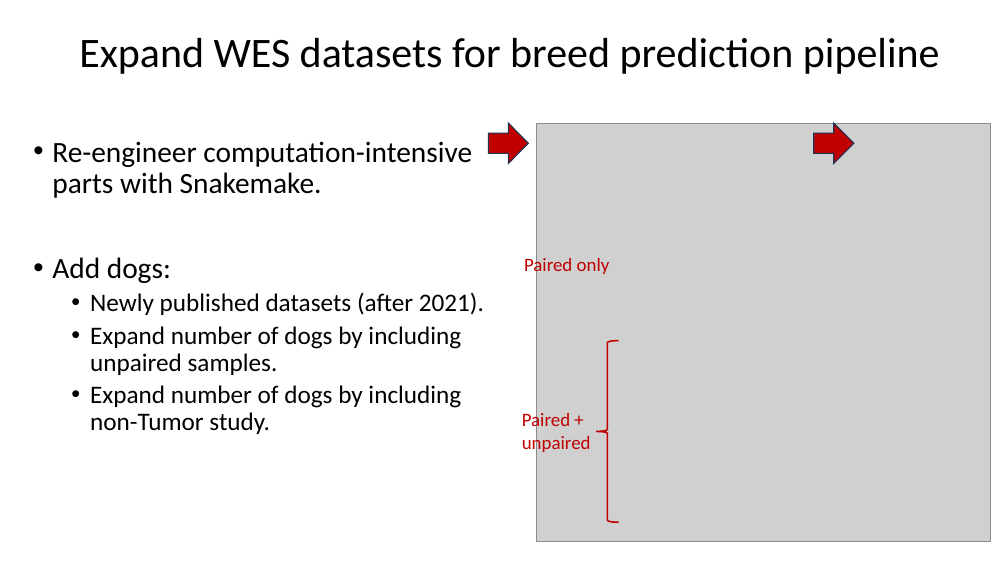
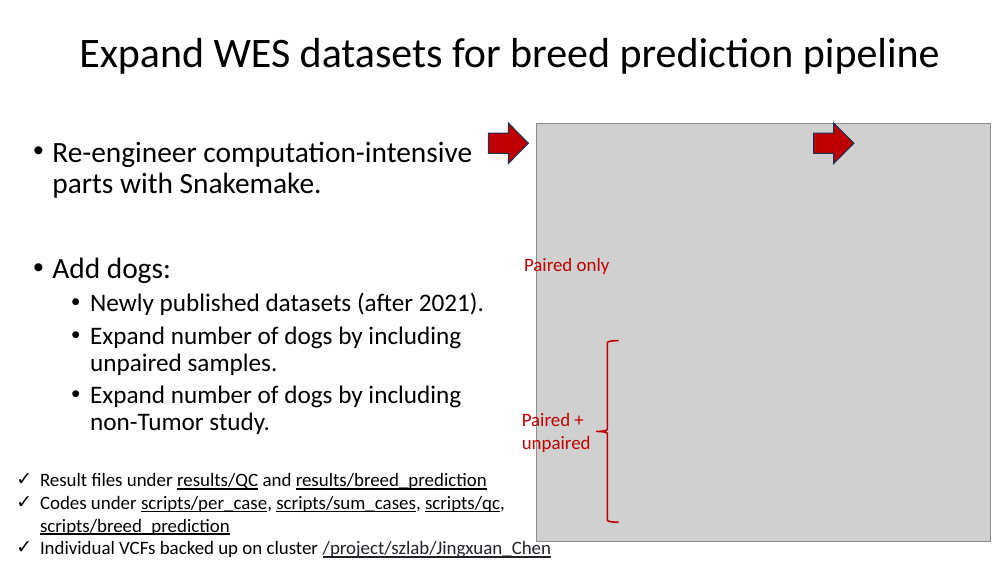
Before and after one commit to JingxuanChen7/canine_tumor_wes, a slide deck: slide 5 of doc/LabMeeting120123.pptx. Drawn at 1008x567 pixels with LibreOffice and Linux fonts; fonts in the diff are those of the drawing; grey boxes stand for pictures. Boxes give left, top, right and bottom in pixels: in the first picture for what was removed or moved away, otherwise in the second. Text is boxed around its words. In the diff, an @@ line names an element or a change of style, - is before the commit and + after.

```diff
--- a/doc/LabMeeting120123.pptx
+++ b/doc/LabMeeting120123.pptx
@@ text added at [40,473,551,558], 18 pt, text #000000, underline @@
+✓ Result files under results/QC and results/breed_prediction
+✓ Codes under scripts/per_case, scripts/sum_cases, scripts/qc, scripts/breed_prediction
+✓ Individual VCFs backed up on cluster /project/szlab/Jingxuan_Chen
```
Also in this commit, not shown: 7 other slides changed, 5 slides added, 1 other file.
